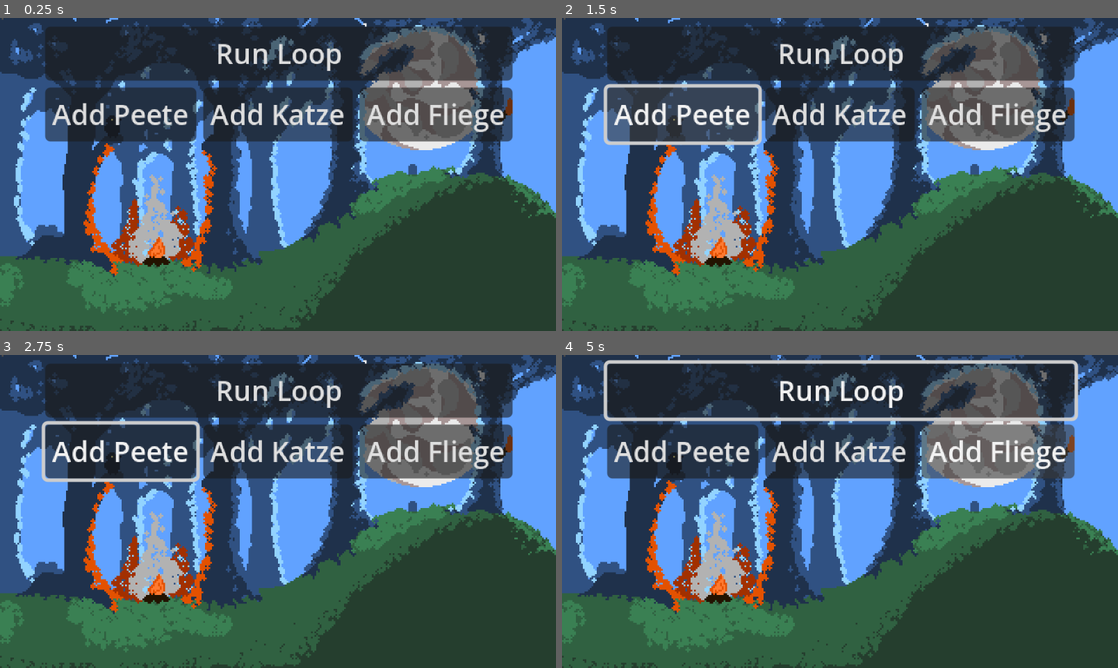
Above: before the commit, frames 1-4 (two rows, left to right).
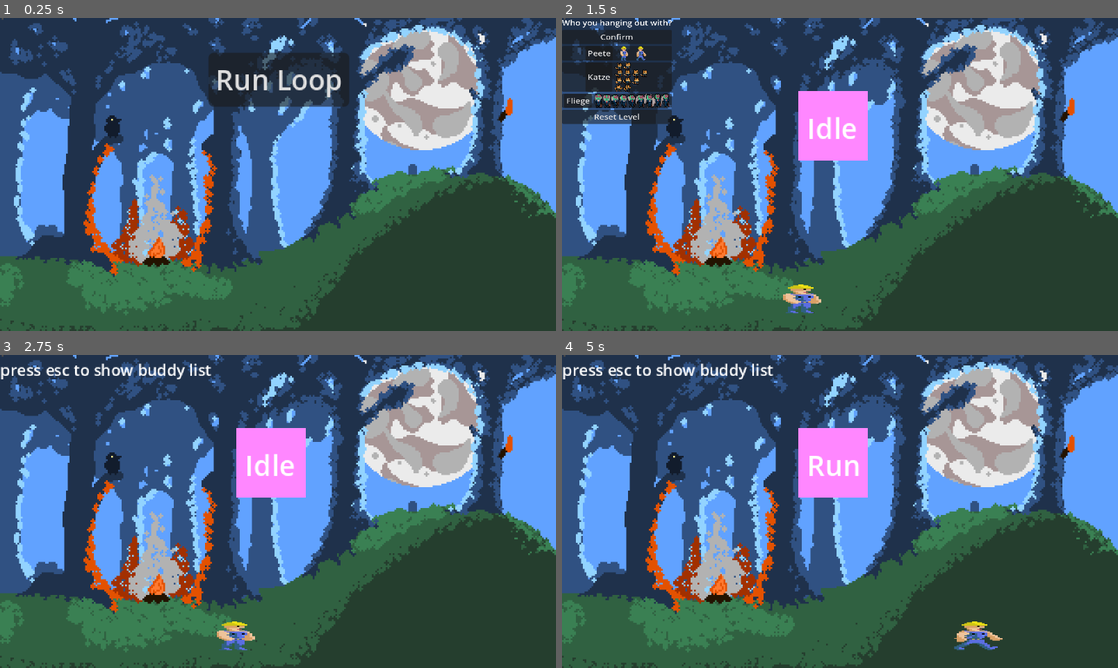
Above: after the commit, the same moments.

Repository: Tomnio/gmtk-game-jam-2025
Game: Godot game, scene res://Menu/main_menu.tscn
Same seed, same stepped clock (60 frames per second), same inputs: the game is played once before the commit and once after it.
Inputs (mouse positions are in pixels of both pictures, inside the frame that each line leads up to):
- Up to frame 1 (0.25 s): no input
- Up to frame 2 (1.5 s): click "Run Loop" at 0.5 s; click (684, 115) at 1.25 s, where only the run before the commit has a clickable "Add Peete"
- Up to frame 3 (2.75 s): click (38, 389) at 2 s, where only the run after the commit has a clickable "Peete"
- Up to frame 4 (5 s): click (840, 452) at 2.75 s, where only the run before the commit has a clickable "Add Katze"; click (995, 452) at 3.5 s, where only the run before the commit has a clickable "Add Fliege"; hold Right (ui_right) from 4.28 s (still down); tap Up (ui_up) at 4.52 s

The runs differ from the first frame. In frame 1, 26% of the frame differs, in the area x 8-93%, y 2-40%; in frame 2, 30%; in frame 3, 30%; in frame 4, 32%, in the area x 0-93%, y 1-95%.
Error before the commit: Out of bounds get index '0' (on base: 'Array') (res://main_menu.gd:72)

Commit message:
Frosch assets und musik bissle drin

Diff:
--- a/Map/level.gd
+++ b/Map/level.gd
@@ -1,5 +1,7 @@
 extends Node2D
 class_name Level
+
+@onready var escape_label = $escapeLabel
 
 func _ready() -> void:
 	Game.level = self
--- a/Map/level.tscn
+++ b/Map/level.tscn
@@ -1,13 +1,14 @@
-[gd_scene load_steps=6 format=3 uid="uid://d1hgif468uqfe"]
+[gd_scene load_steps=7 format=3 uid="uid://d1hgif468uqfe"]
 
 [ext_resource type="Script" uid="uid://drnwr2tfdtlw" path="res://Map/level.gd" id="1_bllo7"]
 [ext_resource type="PackedScene" uid="uid://dvsaj08fcxom0" path="res://Map/Components/MovingFloor/moving_floor.tscn" id="1_ldbk5"]
 [ext_resource type="Texture2D" uid="uid://dysygd8ieqy13" path="res://Assets/framed_background.png" id="2_vqrxs"]
 [ext_resource type="PackedScene" uid="uid://c3jxqd0g7vg8n" path="res://Menu/buddy_select.tscn" id="3_0vq05"]
+[ext_resource type="AudioStream" uid="uid://dwb6vuax0am5j" path="res://Assets/Sounds/Music/dark_forest.wav" id="5_ut75f"]
 
 [sub_resource type="RectangleShape2D" id="RectangleShape2D_bllo7"]
 
-[node name="Level" type="Node2D"]
+[node name="Level" type="Node2D" groups=["level"]]
 script = ExtResource("1_bllo7")
 
 [node name="FramedBackground" type="Sprite2D" parent="."]
@@ -34,3 +35,17 @@
 [node name="BuddySelect" parent="." instance=ExtResource("3_0vq05")]
 
 [node name="Camera2D" type="Camera2D" parent="."]
+
+[node name="escapeLabel" type="Label" parent="."]
+visible = false
+offset_left = -160.0
+offset_top = -88.0
+offset_right = -38.0
+offset_bottom = -75.0
+theme_override_font_sizes/font_size = 9
+text = "press esc to show buddy list"
+
+[node name="AudioStreamPlayer" type="AudioStreamPlayer" parent="."]
+stream = ExtResource("5_ut75f")
+volume_db = -20.0
+autoplay = true
--- a/Menu/buddy_panel.gd
+++ b/Menu/buddy_panel.gd
@@ -20,4 +20,6 @@
 func _on_button_pressed() -> void:
 	# Set which buddy to control and restart level for recording
 	Game.set_controlled_buddy_by_name(buddy_name.to_lower())
+	get_parent().get_parent().get_parent().get_parent().hide()
+	get_tree().get_first_node_in_group("level").escape_label.show()
 	pass
--- a/Menu/buddy_select.gd
+++ b/Menu/buddy_select.gd
@@ -17,10 +17,12 @@
 	"peete": peete_texture
 	}
 	load_buddies()
+	create_reset_button()
 
 func _process(delta: float) -> void:
 	if Input.is_action_just_pressed("ui_cancel"):
 		self.show()
+		get_tree().get_first_node_in_group("level").escape_label.hide()
 
 #func _on_confirm_button_pressed() -> void:
 	#Game.start_run()
@@ -36,3 +38,14 @@
 	new_buddy.buddy_name = bud.name
 	new_buddy.buddy_texture = buddy_texture_dict[bud.name.to_lower()]
 	container.add_child(new_buddy)
+
+
+func create_reset_button():
+	var reset_button = Button.new()
+	reset_button.text = "Reset Level"
+	reset_button.name = "reset_level_button"
+	reset_button.pressed.connect(_on_reset_level_pressed)
+	container.add_child(reset_button)
+
+func _on_reset_level_pressed():
+	Game.reset_level()
--- a/Player/fliege.tscn
+++ b/Player/fliege.tscn
@@ -77,6 +77,59 @@
 
 [sub_resource type="Animation" id="Animation_0xtgo"]
 resource_name = "fall"
+
+[sub_resource type="Animation" id="Animation_68r1r"]
+resource_name = "hover"
+length = 1.6
+loop_mode = 1
+tracks/0/type = "value"
+tracks/0/imported = false
+tracks/0/enabled = true
+tracks/0/path = NodePath("Sprite:hframes")
+tracks/0/interp = 1
+tracks/0/loop_wrap = true
+tracks/0/keys = {
+"times": PackedFloat32Array(0),
+"transitions": PackedFloat32Array(1),
+"update": 1,
+"values": [9]
+}
+tracks/1/type = "value"
+tracks/1/imported = false
+tracks/1/enabled = true
+tracks/1/path = NodePath("Sprite:frame")
+tracks/1/interp = 1
+tracks/1/loop_wrap = true
+tracks/1/keys = {
+"times": PackedFloat32Array(0, 0.2, 0.4, 0.6, 0.8, 1, 1.2, 1.4),
+"transitions": PackedFloat32Array(1, 1, 1, 1, 1, 1, 1, 1),
+"update": 1,
+"values": [5, 6, 7, 8, 5, 6, 7, 8]
+}
+tracks/2/type = "value"
+tracks/2/imported = false
+tracks/2/enabled = true
+tracks/2/path = NodePath("Sprite:position")
+tracks/2/interp = 1
+tracks/2/loop_wrap = true
+tracks/2/keys = {
+"times": PackedFloat32Array(0, 0.400739, 0.8, 1.20423),
+"transitions": PackedFloat32Array(1, 1, 1, 1),
+"update": 0,
+"values": [Vector2(0, 0), Vector2(0, -10), Vector2(0, 0), Vector2(0, 3)]
+}
+tracks/3/type = "value"
+tracks/3/imported = false
+tracks/3/enabled = true
+tracks/3/path = NodePath("CollisionShape2D:position")
+tracks/3/interp = 1
+tracks/3/loop_wrap = true
+tracks/3/keys = {
+"times": PackedFloat32Array(0, 0.400739, 0.8, 1.20423),
+"transitions": PackedFloat32Array(1, 1, 1, 1),
+"update": 0,
+"values": [Vector2(0, 0), Vector2(0, -10), Vector2(0, 0), Vector2(0, 3)]
+}
 
 [sub_resource type="Animation" id="Animation_bltdr"]
 resource_name = "idle"
@@ -123,59 +176,6 @@
 "values": [2, 3, 4, 3]
 }
 
-[sub_resource type="Animation" id="Animation_68r1r"]
-resource_name = "hover"
-length = 1.6
-loop_mode = 1
-tracks/0/type = "value"
-tracks/0/imported = false
-tracks/0/enabled = true
-tracks/0/path = NodePath("Sprite:hframes")
-tracks/0/interp = 1
-tracks/0/loop_wrap = true
-tracks/0/keys = {
-"times": PackedFloat32Array(0),
-"transitions": PackedFloat32Array(1),
-"update": 1,
-"values": [9]
-}
-tracks/1/type = "value"
-tracks/1/imported = false
-tracks/1/enabled = true
-tracks/1/path = NodePath("Sprite:frame")
-tracks/1/interp = 1
-tracks/1/loop_wrap = true
-tracks/1/keys = {
-"times": PackedFloat32Array(0, 0.2, 0.4, 0.6, 0.8, 1, 1.2, 1.4),
-"transitions": PackedFloat32Array(1, 1, 1, 1, 1, 1, 1, 1),
-"update": 1,
-"values": [5, 6, 7, 8, 5, 6, 7, 8]
-}
-tracks/2/type = "value"
-tracks/2/imported = false
-tracks/2/enabled = true
-tracks/2/path = NodePath("Sprite:position")
-tracks/2/interp = 1
-tracks/2/loop_wrap = true
-tracks/2/keys = {
-"times": PackedFloat32Array(0, 0.400739, 0.8, 1.20423),
-"transitions": PackedFloat32Array(1, 1, 1, 1),
-"update": 0,
-"values": [Vector2(0, 0), Vector2(0, -10), Vector2(0, 0), Vector2(0, 3)]
-}
-tracks/3/type = "value"
-tracks/3/imported = false
-tracks/3/enabled = true
-tracks/3/path = NodePath("CollisionShape2D:position")
-tracks/3/interp = 1
-tracks/3/loop_wrap = true
-tracks/3/keys = {
-"times": PackedFloat32Array(0, 0.400739, 0.8, 1.20423),
-"transitions": PackedFloat32Array(1, 1, 1, 1),
-"update": 0,
-"values": [Vector2(0, 0), Vector2(0, -10), Vector2(0, 0), Vector2(0, 3)]
-}
-
 [sub_resource type="AnimationLibrary" id="AnimationLibrary_8r765"]
 _data = {
 &"RESET": SubResource("Animation_nvx6x"),
--- a/main_menu.gd
+++ b/main_menu.gd
@@ -1,6 +1,5 @@
 extends Control
 
-@onready var button_container := $VBoxContainer/HBoxContainer
 @onready var peete_bp := preload("res://Player/peete.tscn")
 @onready var katze_bp := preload("res://Player/katze.tscn")
 @onready var fliege_bp := preload("res://Player/fliege.tscn")
@@ -8,37 +7,33 @@
 @onready var fliege_texture := preload("res://Player/Fliege.png")
 @onready var peete_texture := preload("res://Player/Player_rotze.png")
 
-
 var buddy_scene_dict : Dictionary
 var buddy_texture_dict : Dictionary
 var buddy_list : Array
-
-
 
 func _ready() -> void:
 	buddy_scene_dict = {
 		"peete": peete_bp,
 		"katze": katze_bp,
 		"fliege": fliege_bp
-		}
+	}
 	buddy_texture_dict = {
 		"peete": peete_texture,
 		"katze": katze_texture,
 		"fliege": fliege_texture
-		}
-	create_buddy_buttons()
+	}
+	auto_load_all_buddies()
 
-# =========== Choose Buddies to take to the level ==========
-func create_buddy_buttons():
+# =========== Auto-load all buddies ==========
+func auto_load_all_buddies():
 	for buddy_name in buddy_scene_dict.keys():
-		var button = Button.new()
-		button.text = "Add " + buddy_name.capitalize()
-		button.name = buddy_name + "_button"
+		var buddy_instance = buddy_scene_dict[buddy_name].instantiate()
+		buddy_list.append(buddy_instance)
 
-		button.pressed.connect(_on_buddy_button_pressed.bind(buddy_name))
-
-		button_container.add_child(button)
-
+	var buddy_names = []
+	for buddy in buddy_list:
+		buddy_names.append(buddy.name)
+	print("Auto-loaded buddies: ", buddy_names)
 
 func remove_buddy(buddy_name: String):
 	for i in range(buddy_list.size()):
@@ -50,30 +45,14 @@
 			print("Removed " + buddy_name + " from buddy_list")
 			break
 
-
-func _on_buddy_button_pressed(buddy_name: String):
-	var already_exists = false
-	for buddy in buddy_list:
-		if buddy.name == buddy_name:
-			already_exists = true
-			break
-
-	if not already_exists:
-		var buddy_instance = buddy_scene_dict[buddy_name].instantiate()
-		buddy_list.append(buddy_instance)
-
-		var buddy_names = []
-		for buddy in buddy_list:
-			buddy_names.append(buddy.name)
-		print("Current buddies: ", buddy_names)
-
 func _on_start_button_pressed() -> void:
 	Game.selected_buddies = buddy_list
-	print(Game.selected_buddies[0].active)
+	print("Starting with buddies: ", Game.selected_buddies)
+
 	# Initialize buddy activity - only first one should be active
-
 	for i in range(Game.selected_buddies.size()):
 		Game.selected_buddies[i].active = (i == 0)
+
 	# Reset game manager state
 	Game.current_buddy_index = 0
 	Game.completed_buddies.clear()
Not shown, added: Assets/Sounds/Music/Game1.wav.import
Not shown, added: Assets/Sounds/Music/Game2.wav.import
Not shown, added: Assets/Sounds/Music/dark_forest.wav.import
Binary file added: Player/Frosch.aseprite
Binary file added: Player/Katze (1).aseprite
Not shown, added: Assets/Sounds/Music/Game1.wav
Not shown, added: Assets/Sounds/Music/Game2.wav
Not shown, added: Assets/Sounds/Music/dark_forest.wav
